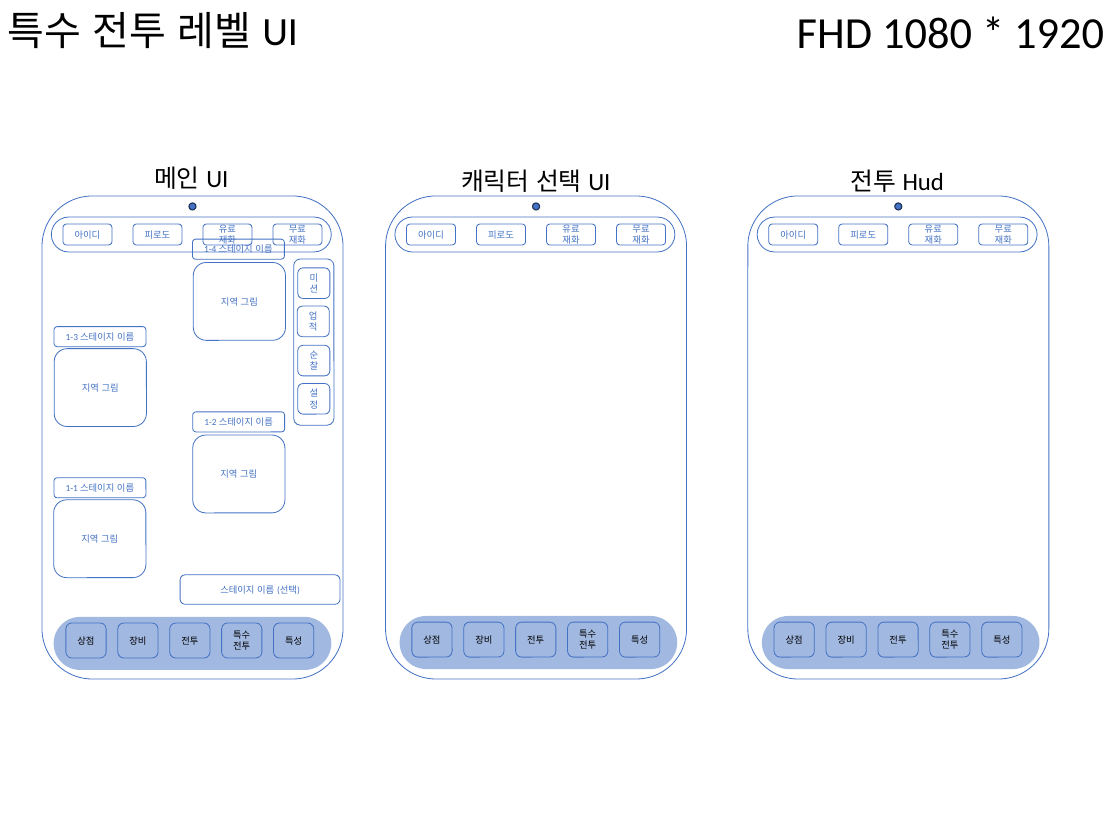
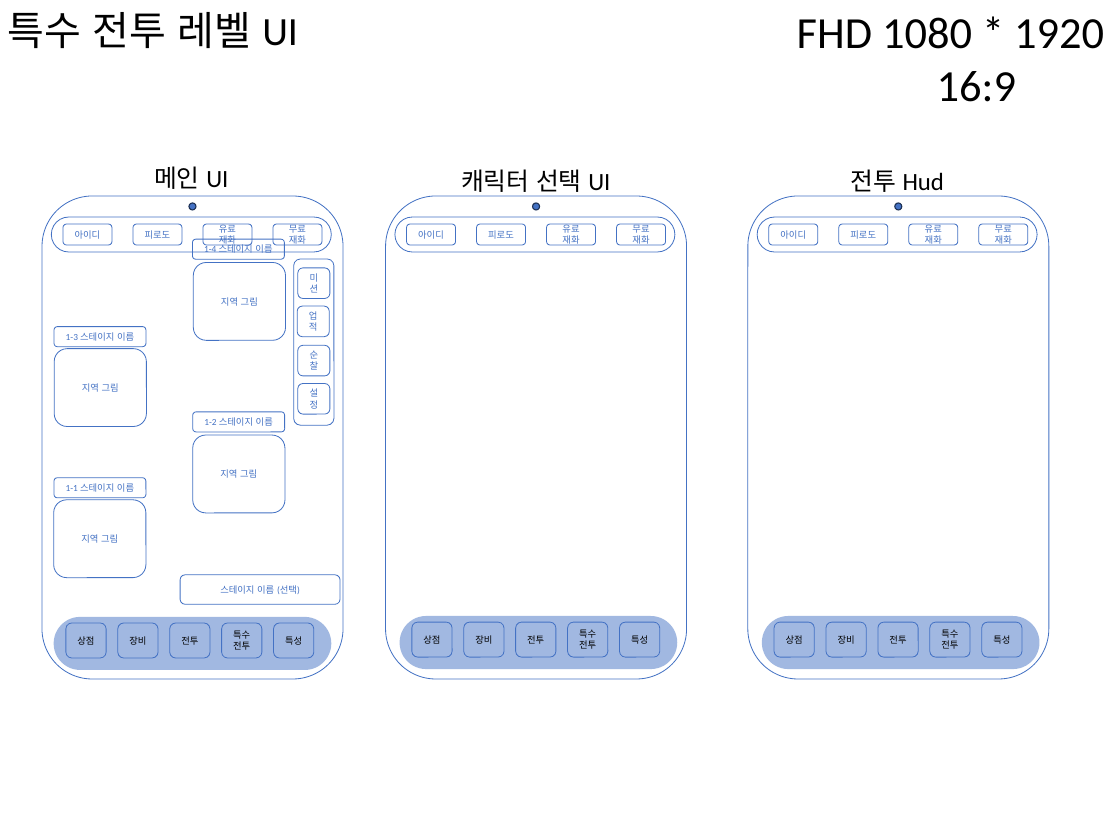
Before and after one commit to sms3072/wepatens, a slide deck: slide 6 of contents/동물서바이벌/동물서바이벌 ui 레이아웃.pptx (slide 4 before the commit). Drawn at 1120x840 pixels with LibreOffice and Linux fonts; fonts in the diff are those of the drawing. Boxes give left, top, right and bottom in pixels: in the first picture for what was removed or moved away, otherwise in the second. Text is boxed around its words. In the diff, an @@ line names an element or a change of style, - is before the commit and + after.

```diff
--- a/contents/동물서바이벌/동물서바이벌 ui 레이아웃.pptx
+++ b/contents/동물서바이벌/동물서바이벌 ui 레이아웃.pptx
@@ text at (937,71,1016,102): paragraph added @@
+16:9
```
Also in this commit, not shown: 4 other slides changed, 3 slides added, 6 other files.
